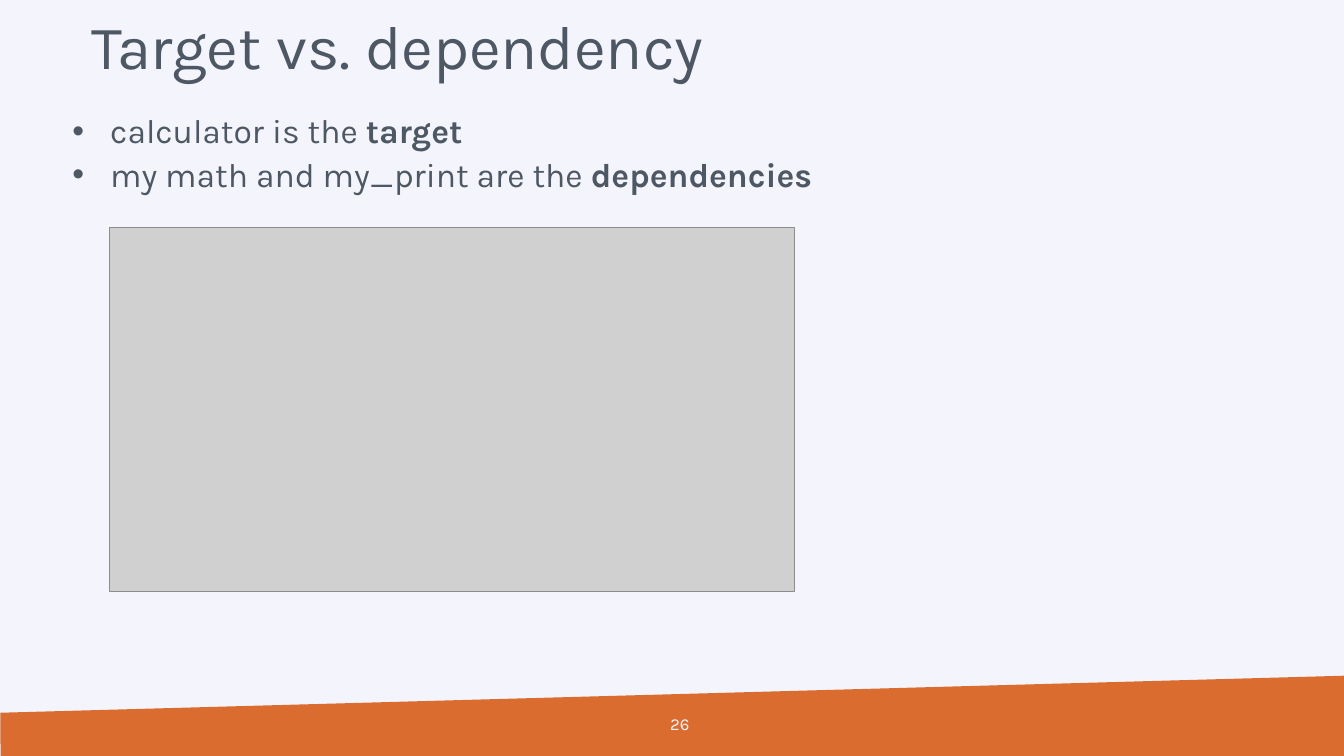
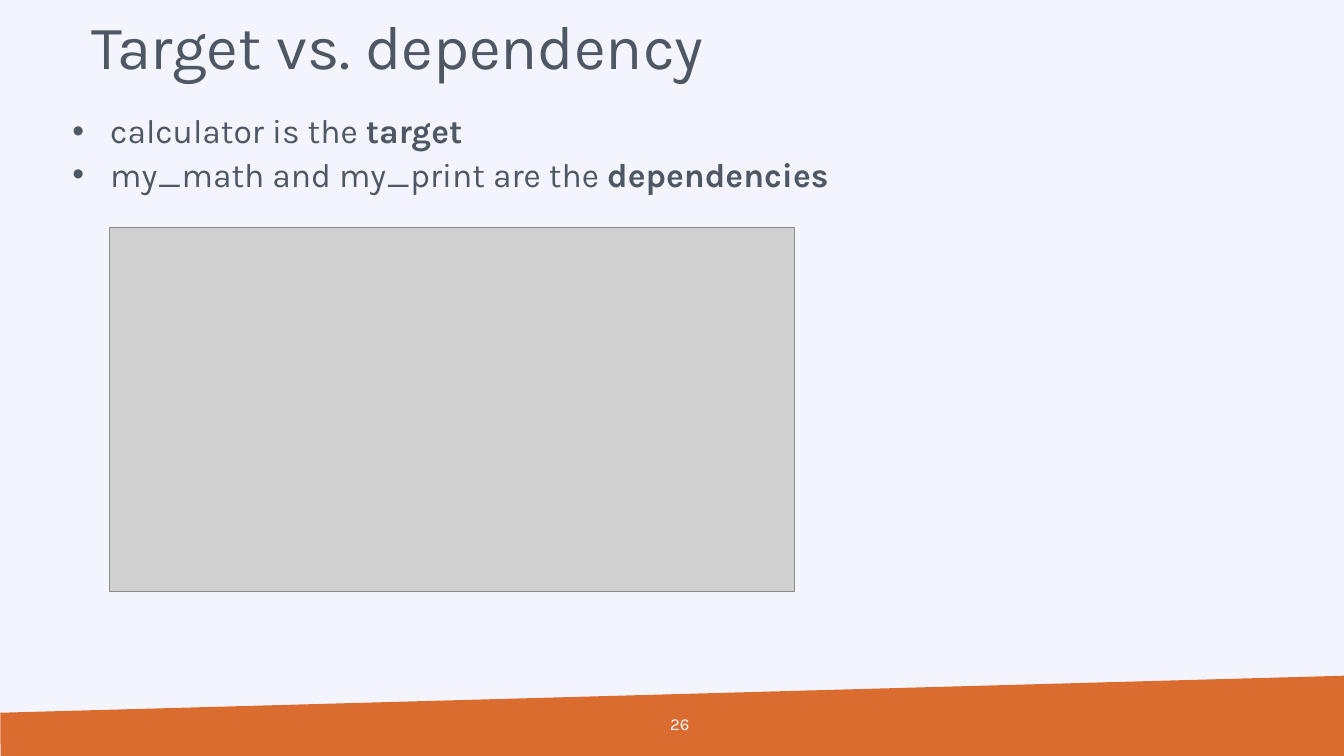
Before and after one commit to hpcleuven/CMake-intro, a slide deck: slide 26 of CMake-introduction.pptx. Drawn at 1344x756 pixels with LibreOffice and Linux fonts; fonts in the diff are those of the drawing; grey boxes stand for pictures; background and template pictures are left out. Boxes give left, top, right and bottom in pixels: in the first picture for what was removed or moved away, otherwise in the second. Text is boxed around its words. In the diff, an @@ line names an element or a change of style, - is before the commit and + after.

```diff
--- a/CMake-introduction.pptx
+++ b/CMake-introduction.pptx
@@ text at [110, 163, 828, 195]: text changed @@
-  • my math and my_print are the dependencies
+  • my_math and my_print are the dependencies
```
Also in this commit, not shown: 37 other slides changed, 1 other file.
